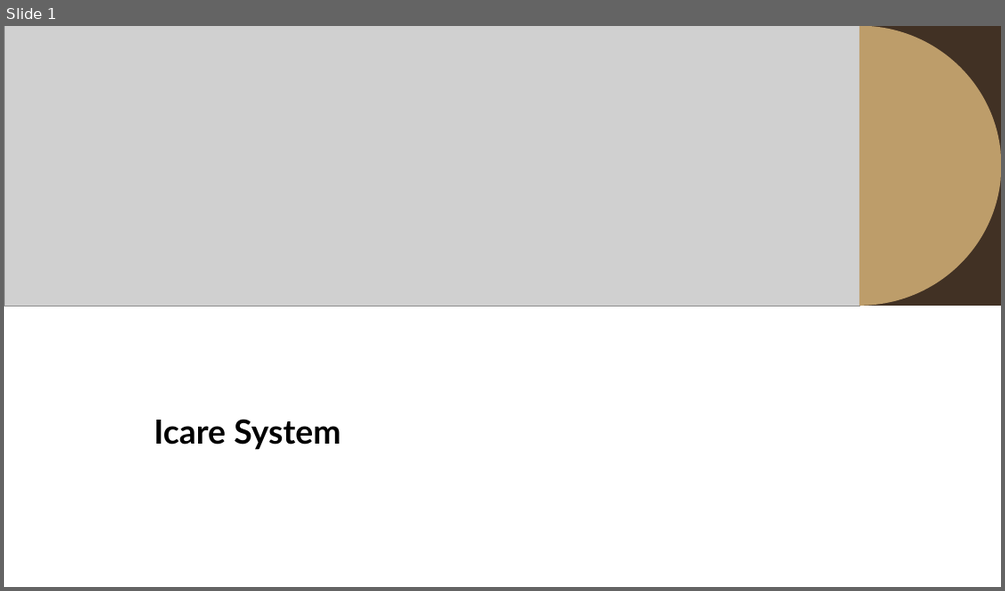
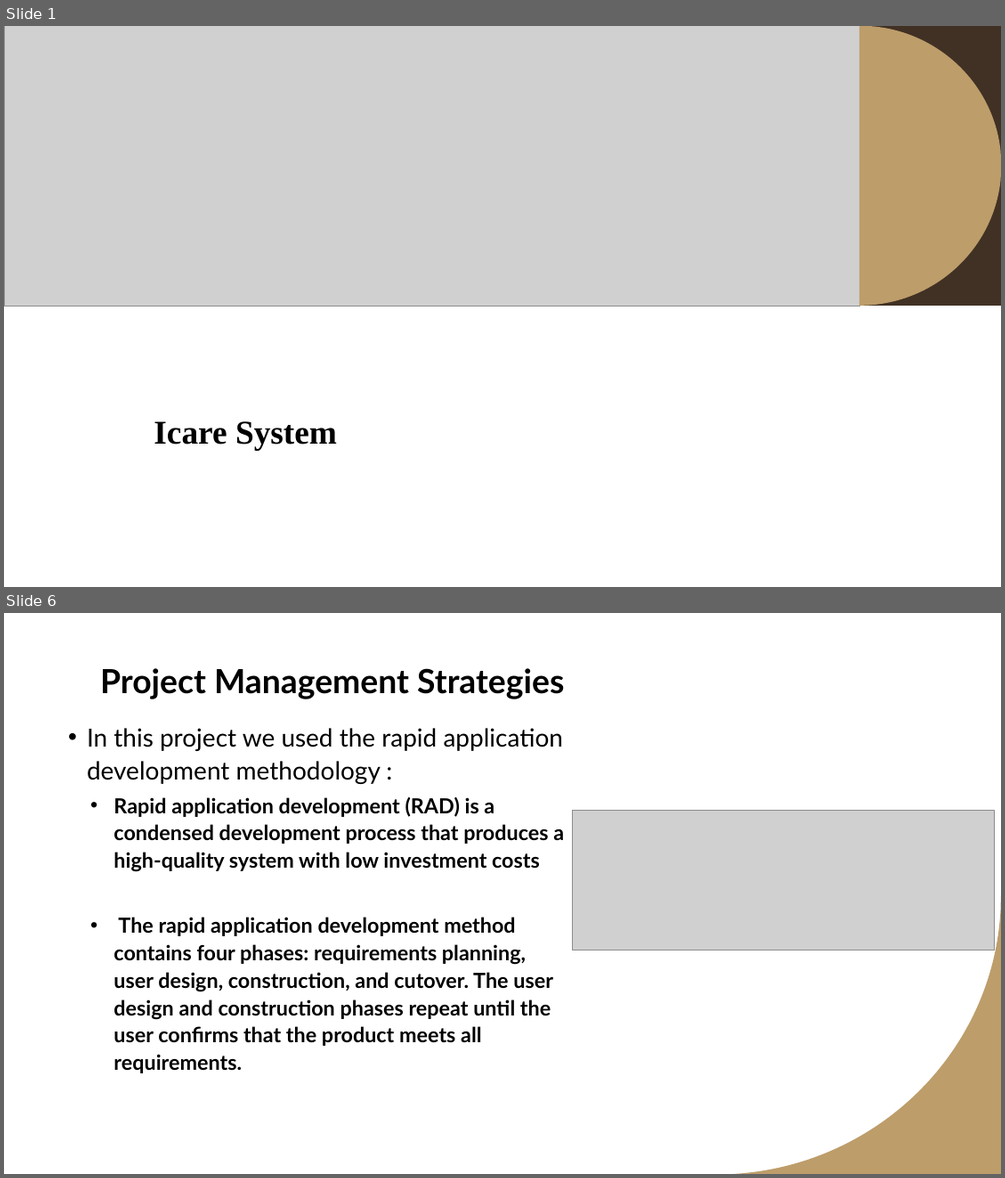
Before and after one commit to khalilAlsulaimani/Software-Engineering-2-Project, a slide deck: report presenatation.pptx. Shown one above the other, each under a label of ours: slide 1 before the commit, slides 1 and 6 after it; the slides between them are not shown. The pictures are 1005x591 and 1005x1178 pixels, drawn with LibreOffice and Linux fonts; fonts in the diff are those of the drawing; grey boxes stand for pictures. Boxes give left, top, right and bottom in pixels: in the first picture for what was removed or moved away, otherwise in the second. Text is boxed around its words. In the diff, an @@ line names an element or a change of style, - is before the commit and + after.

```diff
--- a/report presenatation.pptx
+++ b/report presenatation.pptx
@@ slide 6 added at [4,613,1001,1174], background #FFFFFF; not listed: 1 template element that a slide beside it also shows @@
@@ title added at [100,668,564,699], 32 pt, text #000000, bold @@
+Project Management Strategies
@@ text added at [87,728,564,1073], 20 pt, text #000000, bold @@
+• In this project we used the rapid application development methodology :
+  • Rapid application development (RAD) is a condensed development process that produces a high-quality system with low investment costs
+  • The rapid application development method contains four phases: requirements planning, user design, construction, and cutover. The user design and construction phases repeat until the user confirms that the product meets all requirements.
@@ picture added at [573,811,995,950] @@
@@ slide 1 changed as well @@
@@ title "Icare System" at [154,421,337,450]: font Lato to Times New Roman @@
```
Also in this commit, not shown: 16 other slides added, 4 slides removed, 1 other file.
